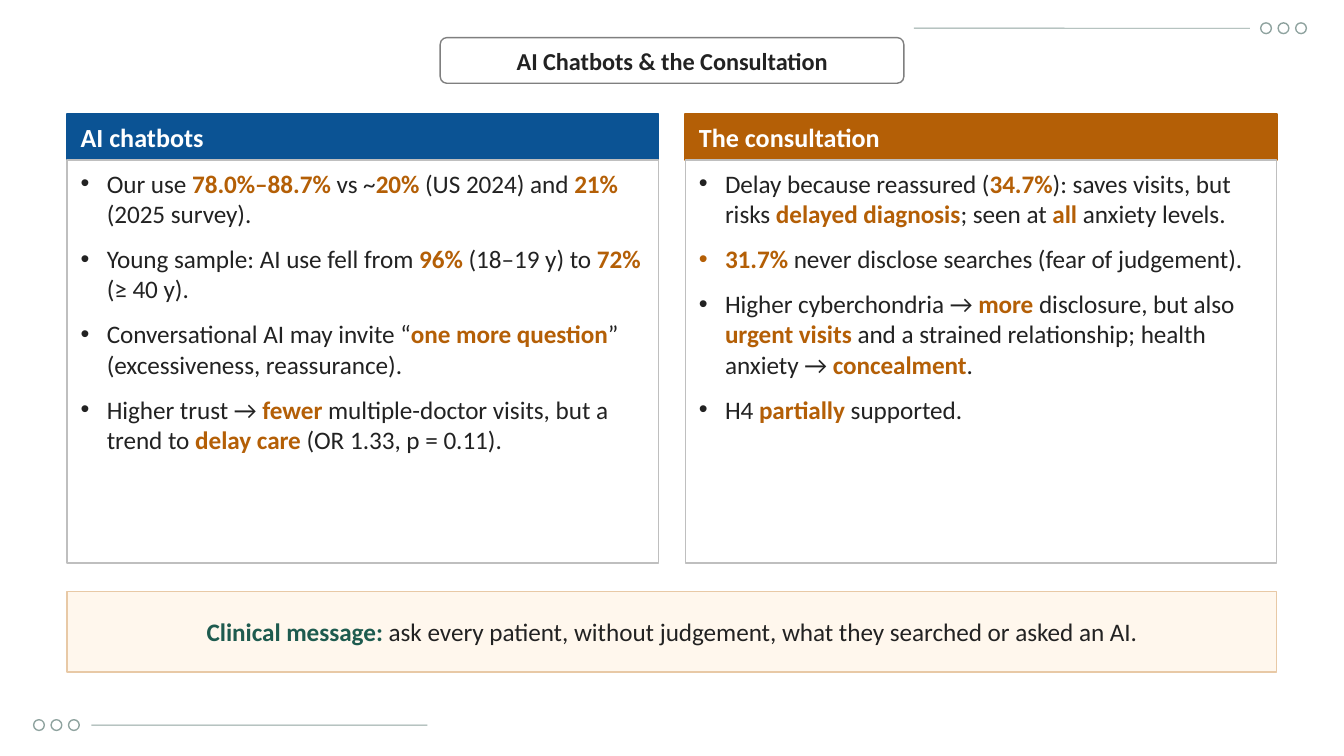
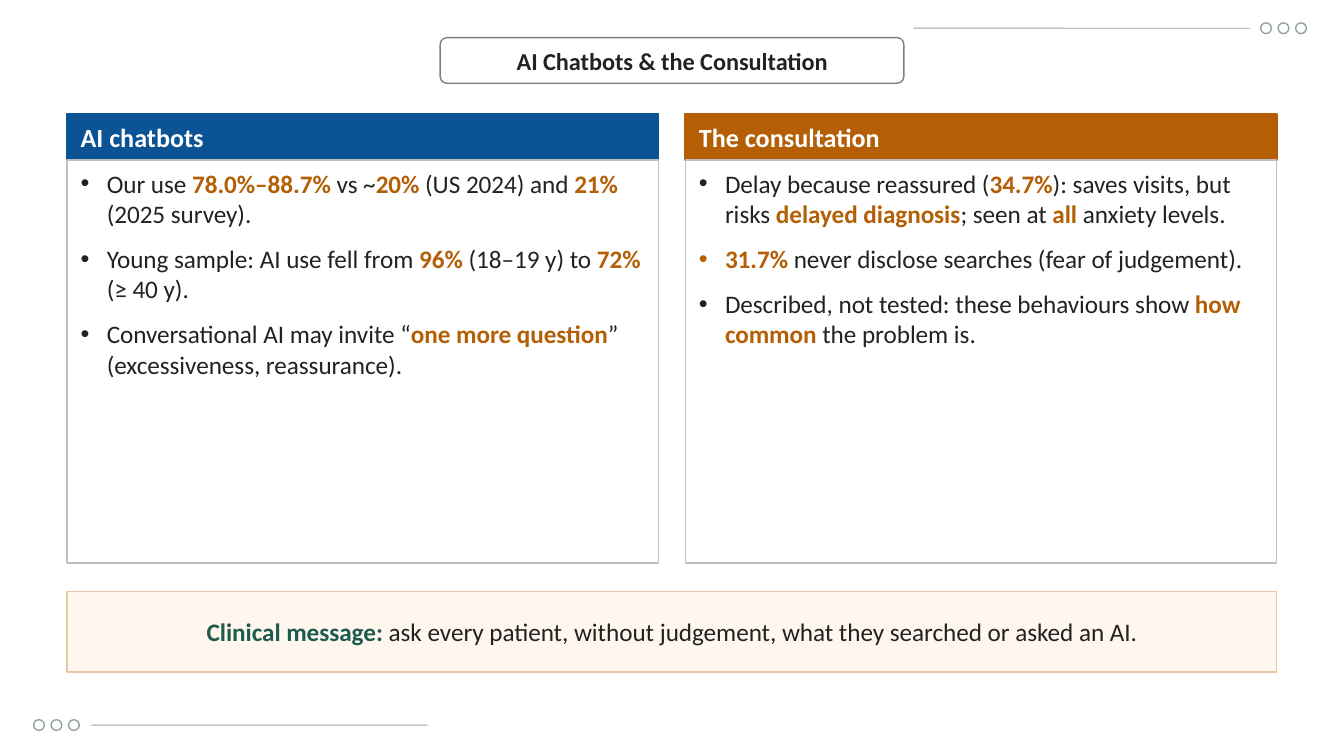
Before and after one commit to Yaseen279/History-Exam, a slide deck: slide 28 of research/output/study/Defence_Presentation_UOBCOM.pptx. Drawn at 1344x756 pixels with LibreOffice and Linux fonts; fonts in the diff are those of the drawing; background and template pictures are left out. Boxes give left, top, right and bottom in pixels: in the first picture for what was removed or moved away, otherwise in the second. Text is boxed around its words. In the diff, an @@ line names an element or a change of style, - is before the commit and + after.

```diff
--- a/research/output/study/Defence_Presentation_UOBCOM.pptx
+++ b/research/output/study/Defence_Presentation_UOBCOM.pptx
@@ text at (725, 295, 1241, 347): text changed @@
-• Higher cyberchondria → more disclosure, but also urgent visits and a strained relationship; health anxiety → concealment.
-• H4 partially supported.
+• Described, not tested: these behaviours show how common the problem is.
@@ text at (107, 401, 608, 453): paragraph removed @@
-• Higher trust → fewer multiple-doctor visits, but a trend to delay care (OR 1.33, p = 0.11).
```
Also in this commit, not shown: 5 other slides changed, 1 slide added, 1 slide removed, 10 other files.
